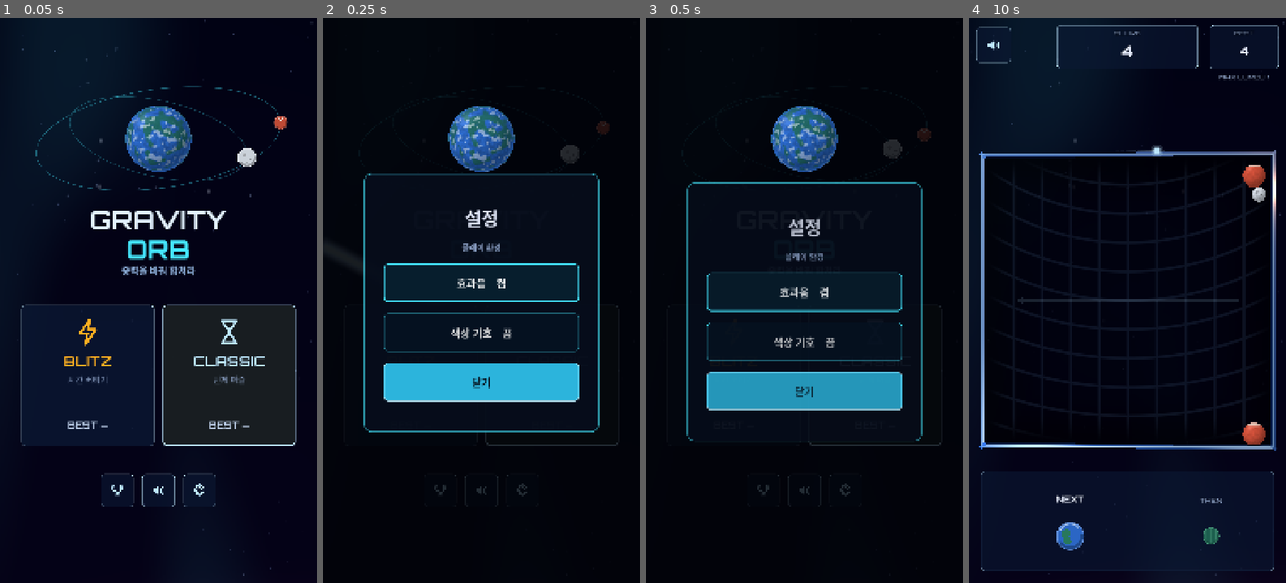
Above: before the commit, frames 1-4 (left to right).
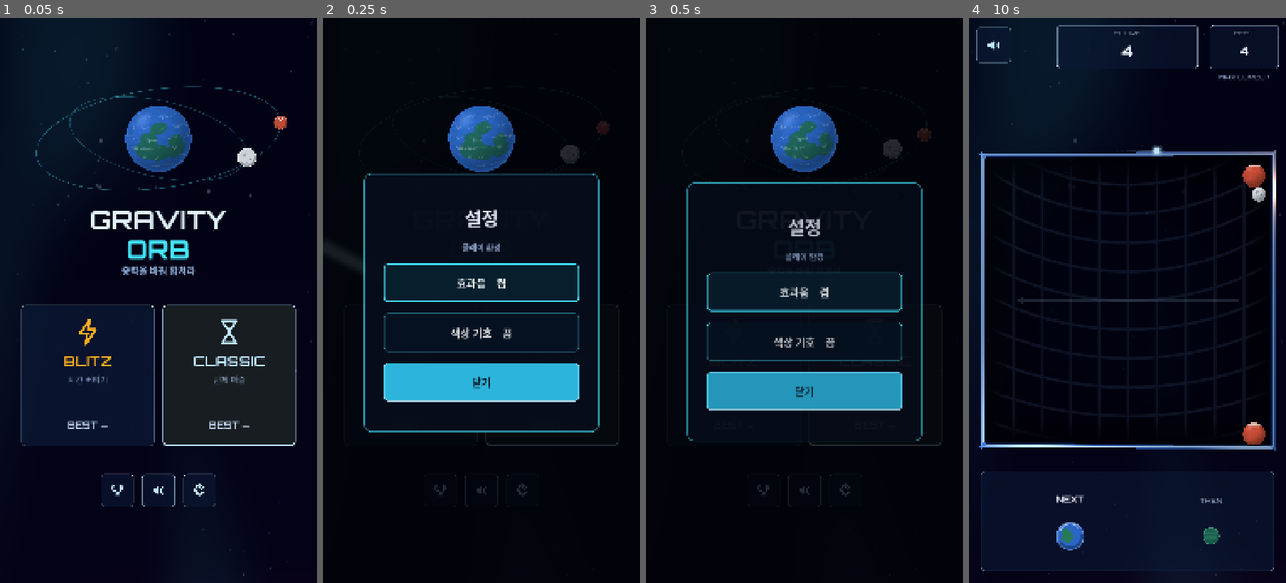
Above: after the commit, the same moments.

Repository: jeongmo-dot/gravity_orb
Game: Godot game, scene res://tests/spike/CaptureScreens.tscn
The game is run twice, just before and just after one commit, with the same random seed, the same clock (stepped at 60 frames per second) and the same inputs. This scene is started directly instead of the project's main scene.
Inputs (mouse positions are in pixels of both pictures, inside the frame that each line leads up to):
- Up to frame 1 (0.05 s): no input
- Up to frame 2 (0.25 s): no input
- Up to frame 3 (0.5 s): no input
- Up to frame 4 (10 s): click (1197, 373) at 0.5 s; click (1197, 373) at 1.25 s; move the mouse to (1197, 272) at 2.02 s; hold Right (gravity_right) 2.03-2.75 s; click (1197, 272) at 2.17 s; click (1086, 492) at 2.75 s; click "CLASSIC" at 3.5 s; click "CLASSIC" at 4.25 s; click "BLITZ" at 5 s; click "닫기" at 5.75 s; click (1086, 492) at 6.5 s; tap Enter at 7.25 s; drag from (1064, 328) to (1111, 413) at 7.27 s; move the mouse to (1159, 176) at 8.02 s; hold Right (gravity_right) 8.03-8.75 s; drag from (1111, 413) to (1032, 215) at 8.77 s; move the mouse to (1222, 385) at 9.52 s; hold Left (gravity_left) from 9.53 s (still down)

The runs differ from the first frame. In frame 1, 1.2% of the frame differs, in the area x 39-61%, y 15-27%; in frame 2, 1.2%, in the area x 39-61%, y 15-28%; in frame 3, 1.2%; in frame 4, less than 0.1%.

Commit message:
[#75 V5] 추가 요구 1 행성 표면 보완

Diff:
--- a/scripts/core/CelestialOrbArt.gd
+++ b/scripts/core/CelestialOrbArt.gd
@@ -214,6 +214,20 @@
 	return mix(mix(nx00, nx10, f.y), mix(nx01, nx11, f.y), f.z);
 }
 
+float fractal_noise3(vec3 p) {
+	float value = value_noise3(p) * 0.52;
+	p = vec3(p.y + p.z * 0.37, p.z - p.x * 0.29, p.x + p.y * 0.21) * 1.93
+		+ vec3(1.7, 4.3, 2.1);
+	value += value_noise3(p) * 0.27;
+	p = vec3(p.z + p.x * 0.31, p.x - p.y * 0.23, p.y + p.z * 0.19) * 1.89
+		+ vec3(3.2, 0.8, 5.4);
+	value += value_noise3(p) * 0.14;
+	p = vec3(p.y - p.z * 0.26, p.z + p.x * 0.33, p.x - p.y * 0.17) * 1.87
+		+ vec3(0.6, 6.1, 2.8);
+	value += value_noise3(p) * 0.07;
+	return value;
+}
+
 float sphere_spot(vec3 position, vec3 direction, float inner, float outer) {
 	return 1.0 - smoothstep(inner, outer, length(position - normalize(direction)));
 }
@@ -257,7 +271,6 @@
 		float n1 = value_noise3(body_position * 4.9 + vec3(float(color_id) * 2.17));
 		float n2 = value_noise3(body_position * 12.7 + vec3(7.2, 3.1, float(color_id) * 1.73));
 		vec3 moving_position = body_position + vec3(drift * 0.028, -drift * 0.018, drift * 0.011);
-		float moving_noise = value_noise3(moving_position * 9.7 + vec3(float(color_id) * 3.11));
 		vec3 view_normal = normalize(NORMAL);
 		vec3 view_direction = normalize(VIEW);
 		float facing = clamp(dot(view_normal, view_direction), 0.0, 1.0);
@@ -269,23 +282,91 @@
 		vec3 surface = base * (0.90 + n1 * 0.16);
 
 		if (color_id == 0) {
+			float rust_grain = fractal_noise3(body_position * 3.2 + vec3(2.4, 7.1, 1.3));
+			float static_dust = fractal_noise3(body_position * 2.15 + vec3(5.2, 1.8, 4.6));
+			float moving_dust = fractal_noise3(moving_position * 2.15 + vec3(5.2, 1.8, 4.6));
+			float dust_field = mix(static_dust, moving_dust, animated);
+			float dust_zone = smoothstep(0.46, 0.69, dust_field) * detail;
+			float canyon_path = body_position.y + 0.10
+				+ sin(body_position.x * 4.2) * 0.034
+				+ (fractal_noise3(body_position * 5.3 + vec3(9.1, 2.7, 3.8)) - 0.5) * 0.045;
+			float canyon_length = 1.0 - smoothstep(0.58, 0.88, abs(body_position.x));
+			float canyon = (1.0 - smoothstep(0.026, 0.082, abs(canyon_path)))
+				* canyon_length * detail;
+			float crater_a = sphere_spot(body_position, vec3(-0.43, 0.18, 0.88), 0.035, 0.095);
+			float crater_b = sphere_spot(body_position, vec3(0.39, 0.37, 0.84), 0.028, 0.074);
+			float crater_c = sphere_spot(body_position, vec3(0.16, -0.48, 0.86), 0.024, 0.066);
+			float crater = max(crater_a, max(crater_b, crater_c)) * detail;
 			float polar_cap = smoothstep(0.67, 0.84, body_position.y);
-			float canyon = (1.0 - smoothstep(0.030, 0.105, abs(n2 - 0.52))) * detail;
-			float dust = smoothstep(0.48, 0.72, moving_noise) * animated;
+			surface = base * (0.82 + rust_grain * 0.24);
+			surface = mix(surface, mix(base * 0.58, vec3(0.34, 0.13, 0.08), 0.32), dust_zone * 0.46);
+			surface = mix(surface, mix(base * 0.36, vec3(0.27, 0.085, 0.055), 0.24), canyon * 0.82);
+			surface = mix(surface, base * 0.46, crater * 0.52);
 			surface = mix(surface, vec3(0.96, 0.93, 0.88), polar_cap * 0.82);
-			surface = mix(surface, base * 0.35, canyon * 0.72);
-			surface = mix(surface, base * 1.24, dust * 0.20);
 		} else if (color_id == 1) {
-			float continent = smoothstep(0.49, 0.65, n1 + body_position.y * 0.035);
-			float cloud = smoothstep(0.62, 0.77, moving_noise + sin(body_position.y * 18.0) * 0.055);
-			vec3 land_color = mix(base * 0.48, vec3(0.16, 0.52, 0.30), 0.62);
-			surface = mix(base * (0.80 + n2 * 0.20), land_color, continent * 0.88);
-			surface = mix(surface, vec3(0.94, 0.98, 1.0), cloud * (0.34 + detail * 0.16));
+			float coast_noise = fractal_noise3(body_position * 5.4 + vec3(3.7, 8.2, 1.4));
+			float continent_primary_core = sphere_ellipse_spot(
+				body_position, vec3(-0.42, 0.04, 0.91), 0.44, 0.32
+			);
+			float continent_primary_east = sphere_ellipse_spot(
+				body_position, vec3(-0.11, -0.17, 0.98), 0.36, 0.27
+			);
+			float continent_primary_north = sphere_ellipse_spot(
+				body_position, vec3(-0.28, 0.34, 0.90), 0.29, 0.22
+			);
+			float continent_primary = max(
+				continent_primary_core,
+				max(continent_primary_east, continent_primary_north)
+			);
+			float continent_secondary_core = sphere_ellipse_spot(
+				body_position, vec3(0.43, -0.28, 0.86), 0.34, 0.25
+			);
+			float continent_secondary_north = sphere_ellipse_spot(
+				body_position, vec3(0.50, 0.01, 0.87), 0.25, 0.19
+			);
+			float continent_secondary = max(
+				continent_secondary_core, continent_secondary_north
+			);
+			float continent_island = sphere_ellipse_spot(
+				body_position, vec3(0.13, 0.54, 0.83), 0.28, 0.20
+			);
+			float continent_shape = mix(
+				continent_primary,
+				max(continent_primary, max(continent_secondary, continent_island)),
+				detail
+			);
+			float continent = smoothstep(
+				0.22, 0.58, continent_shape + (coast_noise - 0.5) * 0.44
+			);
+			vec3 cloud_position = mix(
+				body_position,
+				body_position + vec3(drift * 0.020, -drift * 0.008, drift * 0.013),
+				animated
+			);
+			float cloud_noise = fractal_noise3(cloud_position * 6.4 + vec3(8.6, 2.3, 5.1));
+			float cloud_phase = body_position.y * 10.5 + body_position.x * 3.2
+				+ (cloud_noise - 0.5) * 5.2 + drift * 0.16;
+			float cloud_filament = 1.0 - smoothstep(0.10, 0.34, abs(sin(cloud_phase)));
+			float cloud_mass = mix(0.52, smoothstep(0.38, 0.72, cloud_noise), detail);
+			float cloud = cloud_filament * cloud_mass;
+			vec3 land_color = mix(base * 0.46, vec3(0.15, 0.50, 0.29), 0.68);
+			surface = base * (0.84 + fractal_noise3(body_position * 7.1 + vec3(1.9)) * 0.12);
+			surface = mix(surface, land_color, continent * 0.90);
+			surface = mix(surface, vec3(0.94, 0.98, 1.0), cloud * (0.24 + detail * 0.12));
 		} else if (color_id == 2) {
-			float vertical_bands = 0.5 + 0.5 * sin((body_position.x + n1 * 0.045) * 24.0 + drift * 0.26);
-			float ring_line = (1.0 - smoothstep(0.018, 0.052, abs(body_position.x * 0.18 + body_position.y))) * detail;
-			surface = mix(base * 0.72, base * 1.18, smoothstep(0.18, 0.84, vertical_bands));
-			surface = mix(surface, vec3(0.90, 1.0, 0.96), ring_line * 0.66);
+			float atmosphere_noise = fractal_noise3(body_position * 2.2 + vec3(4.8, 1.6, 7.3));
+			float broad_band = 0.5 + 0.5 * sin(
+				body_position.y * 4.1 + (atmosphere_noise - 0.5) * 0.52 + drift * 0.12
+			);
+			float uranus_band_contrast = 0.05;
+			surface = base * (1.0 - uranus_band_contrast * 0.5 + broad_band * uranus_band_contrast);
+			float ring_x = body_position.x * 0.94 + body_position.y * 0.342;
+			float ring_y = -body_position.x * 0.342 + body_position.y * 0.94;
+			float ring_radius = length(vec2(ring_x, ring_y / 0.30));
+			float ring_line = (1.0 - smoothstep(0.018, 0.050, abs(ring_radius - 0.78))) * detail;
+			vec3 atmosphere_color = mix(base, vec3(0.78, 1.0, 0.92), 0.42);
+			surface += atmosphere_color * atmosphere * 0.18;
+			surface = mix(surface, vec3(0.88, 1.0, 0.95), ring_line * 0.72);
 		} else if (color_id == 3) {
 			float cloud_a = 0.5 + 0.5 * sin(body_position.y * 16.0 + n1 * 2.4 + drift * 0.32);
 			float cloud_b = 0.5 + 0.5 * sin(body_position.y * 31.0 - n2 * 3.1 - drift * 0.20);
@@ -308,7 +389,10 @@
 			surface = mix(surface, vec3(1.0), reflection * 0.28);
 		}
 
-		float fine_detail = (n2 - 0.5) * 0.10 * detail;
+		float fine_source = color_id == 1
+			? fractal_noise3(body_position * 12.7 + vec3(7.2, 3.1, 1.73))
+			: n2;
+		float fine_detail = (fine_source - 0.5) * 0.10 * detail;
 		surface *= 1.0 + fine_detail;
 		surface *= sphere_shade;
 		surface += vec3(1.0) * highlight * 0.13;
--- a/scripts/core/OrbVisual.gd
+++ b/scripts/core/OrbVisual.gd
@@ -190,48 +190,158 @@
 
 
 func _draw_mars(radius: float, base: Color, detail: bool, phase: float) -> void:
+	var dust_shift: float = sin(phase * 0.22) * radius * 0.04
+	if detail:
+		_draw_soft_ellipse(
+			Vector2(-0.27, 0.18) * radius + Vector2(dust_shift, 0.0),
+			Vector2(0.36, 0.20) * radius,
+			-0.24,
+			_with_alpha(base.darkened(0.30), 0.42 * base.a)
+		)
+		_draw_soft_ellipse(
+			Vector2(0.34, -0.30) * radius + Vector2(dust_shift * 0.6, 0.0),
+			Vector2(0.23, 0.15) * radius,
+			0.38,
+			_with_alpha(Color("#7D3025"), 0.38 * base.a)
+		)
+		var canyon: Color = _with_alpha(Color("#77281F"), 0.82 * base.a)
+		var canyon_points: PackedVector2Array = PackedVector2Array([
+			Vector2(-0.68, 0.02) * radius,
+			Vector2(-0.47, -0.03) * radius,
+			Vector2(-0.22, 0.01) * radius,
+			Vector2(0.02, -0.07) * radius,
+			Vector2(0.24, -0.03) * radius,
+			Vector2(0.48, 0.05) * radius,
+			Vector2(0.67, 0.01) * radius,
+		])
+		draw_polyline(canyon_points, canyon, maxf(1.2, radius * 0.060), true)
+		var crater_centers: Array[Vector2] = [
+			Vector2(-0.43, -0.30),
+			Vector2(0.39, 0.31),
+			Vector2(0.12, 0.49),
+		]
+		var crater_radii: Array[Vector2] = [
+			Vector2(0.075, 0.055),
+			Vector2(0.060, 0.046),
+			Vector2(0.048, 0.038),
+		]
+		for crater_index: int in range(crater_centers.size()):
+			_draw_soft_ellipse(
+				crater_centers[crater_index] * radius,
+				crater_radii[crater_index] * radius,
+				0.0,
+				_with_alpha(base.darkened(0.42), 0.58 * base.a)
+			)
 	var cap_color: Color = _with_alpha(Color("#F2ECE4"), 0.86 * base.a)
 	draw_arc(Vector2(0.0, -radius * 0.77), radius * 0.36, 0.12, PI - 0.12, 20, cap_color, maxf(2.0, radius * 0.18), true)
-	if detail:
-		var canyon: Color = _with_alpha(base.darkened(0.58), 0.74 * base.a)
-		var offset: float = sin(phase * 0.35) * radius * 0.035
-		var canyon_points: PackedVector2Array = PackedVector2Array([
-			Vector2(-0.58, -0.08) * radius + Vector2(offset, 0.0),
-			Vector2(-0.24, 0.02) * radius + Vector2(offset, 0.0),
-			Vector2(0.02, -0.12) * radius + Vector2(offset, 0.0),
-			Vector2(0.30, 0.12) * radius + Vector2(offset, 0.0),
-			Vector2(0.58, 0.20) * radius + Vector2(offset, 0.0),
-		])
-		draw_polyline(canyon_points, canyon, maxf(1.2, radius * 0.075), true)
 
 
 func _draw_earth(radius: float, base: Color, detail: bool, phase: float) -> void:
 	var land: Color = _with_alpha(Color("#287A50"), 0.90 * base.a)
-	draw_colored_polygon(PackedVector2Array([
-		Vector2(-0.62, -0.36) * radius,
-		Vector2(-0.18, -0.58) * radius,
-		Vector2(0.05, -0.22) * radius,
-		Vector2(-0.12, 0.08) * radius,
-		Vector2(0.17, 0.42) * radius,
-		Vector2(-0.25, 0.66) * radius,
-		Vector2(-0.53, 0.30) * radius,
-	]), land)
+	_draw_organic_blob(
+		Vector2(-0.24, -0.04) * radius,
+		Vector2(0.40, 0.50) * radius,
+		-0.28,
+		land,
+		0.4
+	)
+	if detail:
+		_draw_organic_blob(
+			Vector2(0.36, 0.17) * radius,
+			Vector2(0.28, 0.25) * radius,
+			0.34,
+			land,
+			2.1
+		)
+		_draw_organic_blob(
+			Vector2(0.19, -0.48) * radius,
+			Vector2(0.16, 0.12) * radius,
+			-0.16,
+			land,
+			4.3
+		)
 	var cloud: Color = _with_alpha(Color("#F4FAFF"), 0.70 * base.a)
 	var cloud_shift: float = sin(phase * 0.32) * radius * 0.09
-	draw_arc(Vector2(cloud_shift, -radius * 0.18), radius * 0.72, 3.48, 5.62, 24, cloud, maxf(1.2, radius * 0.075), true)
+	draw_arc(Vector2(cloud_shift, -radius * 0.18), radius * 0.72, 3.48, 5.62, 32, cloud, maxf(1.2, radius * 0.060), true)
 	if detail:
-		draw_arc(Vector2(-cloud_shift, radius * 0.24), radius * 0.60, 0.34, 2.72, 22, cloud, maxf(1.0, radius * 0.055), true)
+		draw_arc(Vector2(-cloud_shift, radius * 0.24), radius * 0.60, 0.34, 2.72, 30, cloud, maxf(1.0, radius * 0.045), true)
+		draw_arc(Vector2(radius * 0.17 + cloud_shift * 0.4, -radius * 0.02), radius * 0.34, -1.34, 1.28, 22, _with_alpha(cloud, 0.56 * base.a), maxf(0.8, radius * 0.032), true)
 
 
 func _draw_uranus(radius: float, base: Color, detail: bool, phase: float) -> void:
-	var band_color: Color = _with_alpha(base.lightened(0.30), 0.58 * base.a)
-	var shift: float = sin(phase * 0.26) * radius * 0.04
-	for band: int in range(-2, 3):
-		var x: float = float(band) * radius * 0.30 + shift
-		var half_height: float = sqrt(maxf(radius * radius - x * x, 0.0)) * 0.86
-		draw_line(Vector2(x, -half_height), Vector2(x, half_height), band_color, maxf(1.0, radius * 0.055), true)
+	var band_color: Color = _with_alpha(base.lightened(0.05), 0.34 * base.a)
+	var shift: float = sin(phase * 0.26) * radius * 0.025
+	for band: int in range(-1, 2):
+		var y: float = float(band) * radius * 0.32 + shift
+		var half_width: float = sqrt(maxf(radius * radius - y * y, 0.0)) * 0.84
+		_draw_soft_ellipse(
+			Vector2(0.0, y),
+			Vector2(half_width, radius * 0.105),
+			0.0,
+			band_color
+		)
+	draw_arc(
+		Vector2.ZERO,
+		radius * 0.93,
+		0.0,
+		TAU,
+		48,
+		_with_alpha(base.lightened(0.12), 0.44 * base.a),
+		maxf(1.0, radius * 0.045),
+		true
+	)
 	if detail:
-		draw_line(Vector2(-radius * 0.82, radius * 0.18), Vector2(radius * 0.82, -radius * 0.18), _with_alpha(Color("#E3FFF3"), 0.68 * base.a), maxf(1.0, radius * 0.035), true)
+		_draw_tilted_atmosphere_ring(
+			radius,
+			_with_alpha(Color("#E3FFF3"), 0.72 * base.a)
+		)
+
+
+func _draw_soft_ellipse(
+	center: Vector2,
+	radii: Vector2,
+	rotation_value: float,
+	color_value: Color
+) -> void:
+	draw_set_transform(center, rotation_value, radii)
+	draw_circle(Vector2.ZERO, 1.0, color_value)
+	draw_set_transform(Vector2.ZERO, 0.0, Vector2.ONE)
+
+
+func _draw_organic_blob(
+	center: Vector2,
+	radii: Vector2,
+	rotation_value: float,
+	color_value: Color,
+	seed_phase: float
+) -> void:
+	var points: PackedVector2Array = PackedVector2Array()
+	for point_index: int in range(32):
+		var angle: float = TAU * float(point_index) / 32.0
+		var coast: float = (
+			1.0
+			+ sin(angle * 3.0 + seed_phase) * 0.075
+			+ sin(angle * 5.0 - seed_phase * 0.7) * 0.045
+			+ sin(angle * 7.0 + seed_phase * 1.3) * 0.024
+		)
+		var local_point: Vector2 = Vector2(
+			cos(angle) * radii.x,
+			sin(angle) * radii.y
+		) * coast
+		points.append(center + local_point.rotated(rotation_value))
+	draw_colored_polygon(points, color_value)
+
+
+func _draw_tilted_atmosphere_ring(radius: float, color_value: Color) -> void:
+	var points: PackedVector2Array = PackedVector2Array()
+	for point_index: int in range(49):
+		var angle: float = TAU * float(point_index) / 48.0
+		var point: Vector2 = Vector2(
+			cos(angle) * radius * 0.79,
+			sin(angle) * radius * 0.30
+		).rotated(-CelestialOrbArt.RING_TILT_RADIANS)
+		points.append(point)
+	draw_polyline(points, color_value, maxf(1.0, radius * 0.035), true)
 
 
 func _draw_venus(radius: float, base: Color, detail: bool, phase: float) -> void:
--- a/tests/test_celestial_orbs.gd
+++ b/tests/test_celestial_orbs.gd
@@ -62,6 +62,35 @@
 			shader_code.contains("color_id == %d" % color_id) or color_id == 5,
 			"planet color %d has a shader branch" % color_id
 		)
+	await _cleanup(board)
+
+
+func test_reviewed_planets_use_soft_surface_landmarks() -> void:
+	var board: Board3D = await _create_board()
+	var orb: Orb3D = board.spawn_orb(OrbTypes.OrbColor.BLUE, 5, Vector2.ZERO)
+	var shader_code: String = orb.visual_material_resource().shader.code
+	assert_true(
+		shader_code.contains("float fractal_noise3(vec3 p)"),
+		"reviewed surfaces blend multiple scales of smoothly interpolated 3D noise"
+	)
+	assert_true(
+		shader_code.contains("continent_primary")
+		and shader_code.contains("continent_secondary")
+		and shader_code.contains("cloud_filament"),
+		"Earth uses large continent masses and flowing cloud filaments"
+	)
+	assert_true(
+		shader_code.contains("dust_zone")
+		and shader_code.contains("canyon_path")
+		and not shader_code.contains("abs(n2 - 0.52)"),
+		"Mars uses soft dust regions and one canyon instead of a noise contour net"
+	)
+	assert_true(
+		shader_code.contains("uranus_band_contrast = 0.05")
+		and shader_code.contains("ring_radius - 0.78")
+		and not shader_code.contains("vertical_bands"),
+		"Uranus uses subtle atmosphere bands and a tilted ellipse ring"
+	)
 	await _cleanup(board)
 
 
Not shown, changed: docs/jeongmo_codex_to_claude.md
